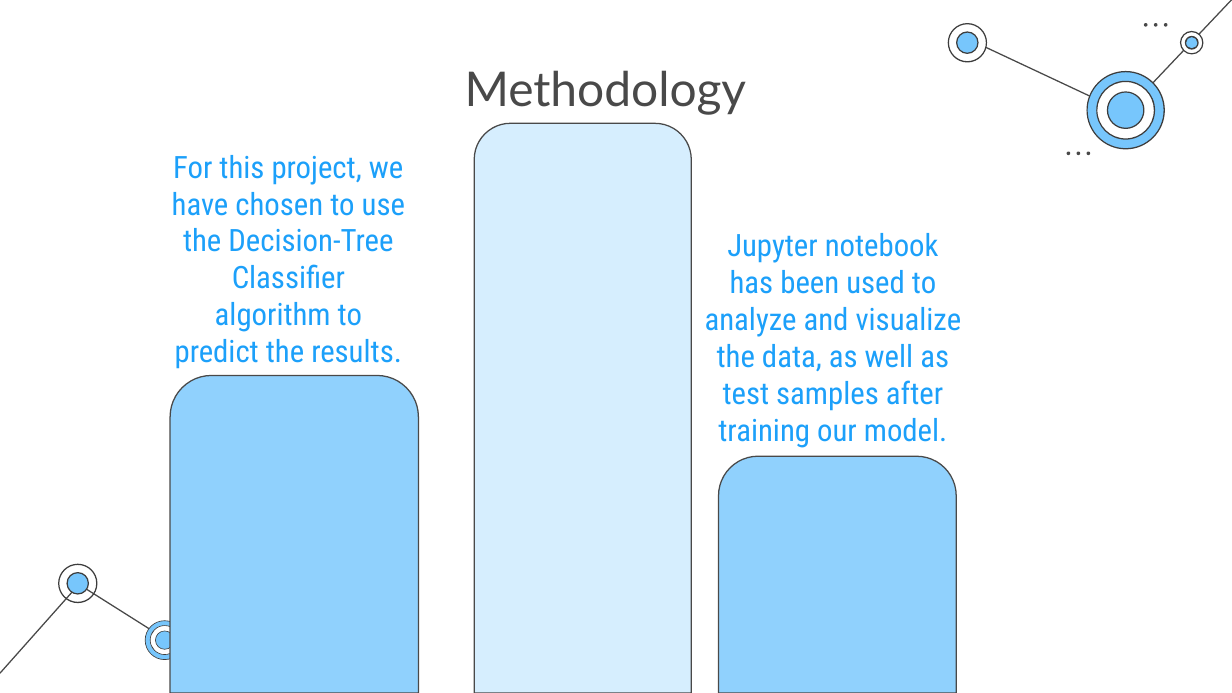
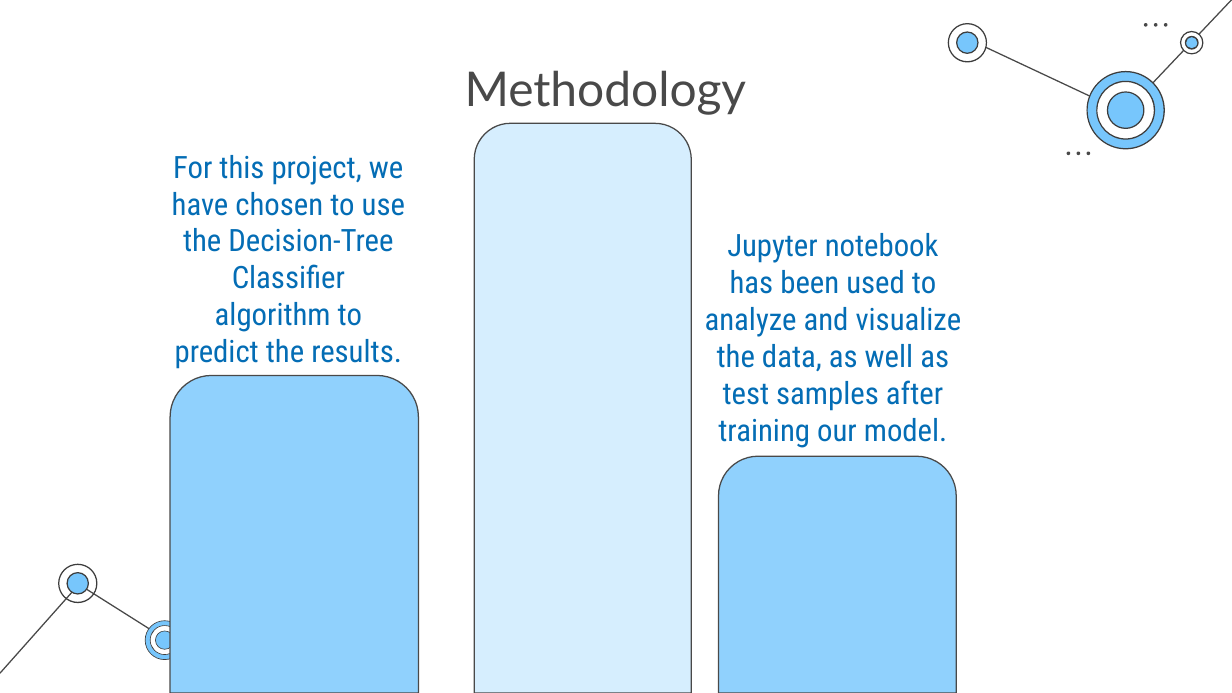
Before and after one commit to NAyeshaKhan/Heart-Disease-Prediction, a slide deck: slide 9 of Heart Disease Prediction System.pptx. Drawn at 1232x693 pixels with LibreOffice and Linux fonts; fonts in the diff are those of the drawing. Boxes give left, top, right and bottom in pixels: in the first picture for what was removed or moved away, otherwise in the second. Text is boxed around its words. In the diff, an @@ line names an element or a change of style, - is before the commit and + after.

```diff
--- a/Heart Disease Prediction System.pptx
+++ b/Heart Disease Prediction System.pptx
@@ subtitle "For this project, we have ..." at (172,155,405,369): text colour #1CA0FA to #046DB5 @@
@@ subtitle "Jupyter notebook has been used ..." at (705,233,962,448): text colour #1CA0FA to #046DB5 @@
```
Also in this commit, not shown: 10 other slides changed.
